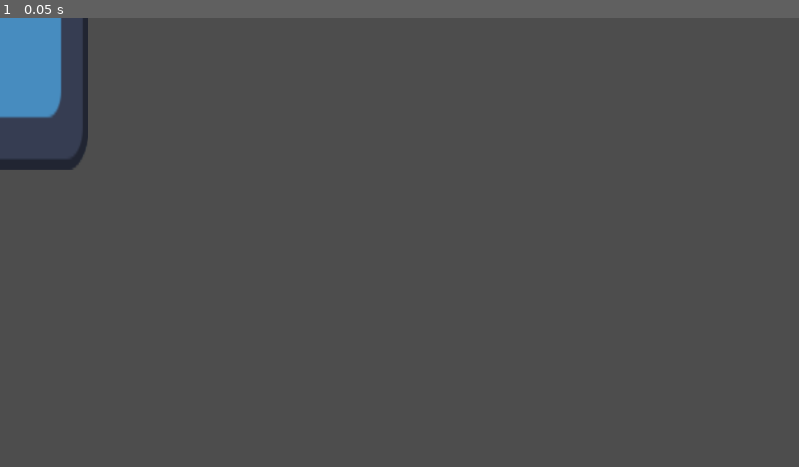
Above: before the commit, frame 1.
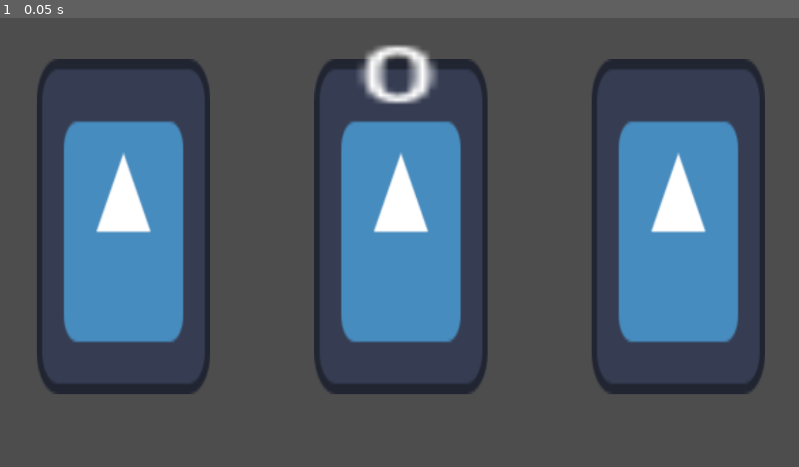
Above: after the commit, the same moment.

Repository: PayWga/Monty-Hall-Roulette
Game: Godot game, scene res://MainScene.tscn
Same seed, same stepped clock (60 frames per second), same inputs: the game is played once before the commit and once after it. The engine's default icon, where the game draws it, is replaced by a stand-in: a white triangle on a blue panel in a dark square.
Inputs:
- Up to frame 1 (0.05 s): no input

The runs differ from the first frame. In frame 1, 31% of the frame differs, in the area x 0-96%, y 0-84%.
Error after the commit: Invalid type in function 'connect' in base 'GridContainer (MainSceneController.gd)'. Cannot convert argument 2 from Nil to Callable. (res://MainSceneController…

Commit message:
Setting up precedural level generation

Diff:
--- a/Door.tscn
+++ /dev/null
@@ -1,13 +0,0 @@
-[gd_scene load_steps=2 format=3 uid="uid://cq4egn3kjf7qe"]
-
-[ext_resource type="Texture2D" uid="uid://bie2xryfwirhi" path="res://icon.svg" id="1_o8vy6"]
-
-[node name="Node2D" type="Node2D"]
-
-[node name="TextureButton" type="TextureButton" parent="."]
-offset_left = -123.0
-offset_top = -265.0
-offset_right = 5.0
-offset_bottom = -137.0
-scale = Vector2(1.95483, 3.78033)
-texture_normal = ExtResource("1_o8vy6")
--- /dev/null
+++ b/DoorsScene.tscn
@@ -0,0 +1,6 @@
+[gd_scene load_steps=2 format=3 uid="uid://pq11lw20aiap"]
+
+[ext_resource type="Script" path="res://SpawnDoors.gd" id="1_bhj2i"]
+
+[node name="DoorsContainer" type="Container"]
+script = ExtResource("1_bhj2i")
--- /dev/null
+++ b/EmptyDoor.tscn
@@ -0,0 +1,17 @@
+[gd_scene load_steps=3 format=3 uid="uid://b4eiypvj6p2xs"]
+
+[ext_resource type="Script" path="res://EmptyDoorBehaviour.gd" id="1_mcxmb"]
+[ext_resource type="Texture2D" uid="uid://bie2xryfwirhi" path="res://icon.svg" id="1_meuyy"]
+
+[node name="Node2D" type="Node2D"]
+script = ExtResource("1_mcxmb")
+
+[node name="TextureButton" type="TextureButton" parent="."]
+offset_left = -123.0
+offset_top = -265.0
+offset_right = 5.0
+offset_bottom = -137.0
+scale = Vector2(1.95483, 3.78033)
+texture_normal = ExtResource("1_meuyy")
+
+[connection signal="pressed" from="TextureButton" to="." method="_on_button_pressed"]
--- /dev/null
+++ b/EmptyDoorBehaviour.gd
@@ -0,0 +1,16 @@
+extends Node
+
+signal goodDoorOpened(loot)
+# Called when the node enters the scene tree for the first time.
+func _ready():
+	pass # Replace with function body.
+
+
+# Called every frame. 'delta' is the elapsed time since the previous frame.
+func _process(delta):
+	pass
+
+
+
+func _on_button_pressed():
+	goodDoorOpened.emit(0)
--- a/MainScene.tscn
+++ b/MainScene.tscn
@@ -1,6 +1,26 @@
-[gd_scene load_steps=2 format=3 uid="uid://dqmd3mgl84yc4"]
+[gd_scene load_steps=3 format=3 uid="uid://dqmd3mgl84yc4"]
 
-[ext_resource type="Script" path="res://SpawnDoors.gd" id="1_tdnab"]
+[ext_resource type="Script" path="res://MainSceneController.gd" id="1_i1rw7"]
+[ext_resource type="PackedScene" uid="uid://pq11lw20aiap" path="res://DoorsScene.tscn" id="2_on1nc"]
 
 [node name="Node2D" type="Node2D"]
-script = ExtResource("1_tdnab")
+
+[node name="Camera2D" type="Camera2D" parent="."]
+scale = Vector2(2.66309, 1.9135)
+
+[node name="DoorsContainer" parent="." instance=ExtResource("2_on1nc")]
+unique_name_in_owner = true
+
+[node name="UI" type="GridContainer" parent="DoorsContainer"]
+layout_mode = 2
+script = ExtResource("1_i1rw7")
+
+[node name="Score" type="Label" parent="."]
+unique_name_in_owner = true
+offset_left = -58.0
+offset_top = -323.0
+offset_right = -48.0
+offset_bottom = -300.0
+scale = Vector2(12.1701, 6.7048)
+size_flags_horizontal = 4
+text = "0"
--- /dev/null
+++ b/MainSceneController.gd
@@ -0,0 +1,20 @@
+extends Node
+
+var doorSpawner = preload("res://DoorsScene.tscn")
+var spawnerPos = Vector2(0,0)
+
+# Called when the node enters the scene tree for the first time.
+func _ready():
+	self.connect("goodDoorOpened", on_good_door_opened(0))
+	%DoorsContainer.free()
+	doorSpawner.instantiate() # Replace with function body.
+
+
+# Called every frame. 'delta' is the elapsed time since the previous frame.
+func _process(delta):
+	pass
+
+func on_good_door_opened(loot):
+	#%"Score".text = (int)(%"UI/Top Menu/Score".text) + 1
+	#doorSpawner.free()
+	doorSpawner.instantiate()
--- a/SpawnDoors.gd
+++ b/SpawnDoors.gd
@@ -6,26 +6,35 @@
 const LOOT_DOOR = 1
 
 
-var doorPool
-var door = load("res://Door.tscn")
+var door = preload("res://EmptyDoor.tscn")
+var offset = Vector2(-400, 0)
 
 # Called when the node enters the scene tree for the first time.
 func _ready():
-	doorPool = generatePool()
+	var doorInstance
+	var doorPool = generatePool()
 	for x in doorPool:
 		match x:
 			DEATH_DOOR:
-				var doorInstance = door.instantiate()
+				doorInstance = door.instantiate()
+				doorInstance.position = offset
 				add_child(doorInstance)
+				offset.x += 400
 			MONSTER_DOOR:
-				var doorInstance = door.instantiate()
+				doorInstance = door.instantiate()
+				doorInstance.position = offset
 				add_child(doorInstance)
+				offset.x += 400
 			EMPTY_DOOR:
-				var doorInstance = door.instantiate()
+				doorInstance = door.instantiate()
+				doorInstance.position = offset
 				add_child(doorInstance)
+				offset.x += 400
 			LOOT_DOOR:
-				var doorInstance = door.instantiate()
+				doorInstance = door.instantiate()
+				doorInstance.position = offset
 				add_child(doorInstance)
+				offset.x += 400
 
 
 func generatePool():
